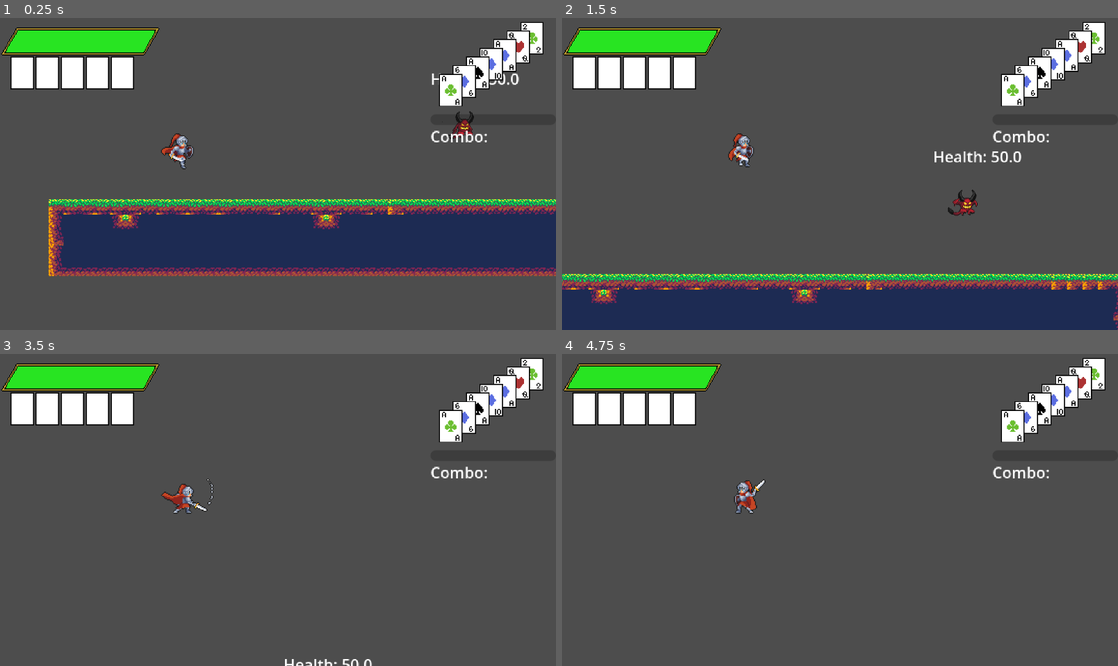
Above: before the commit, frames 1-4 (two rows, left to right).
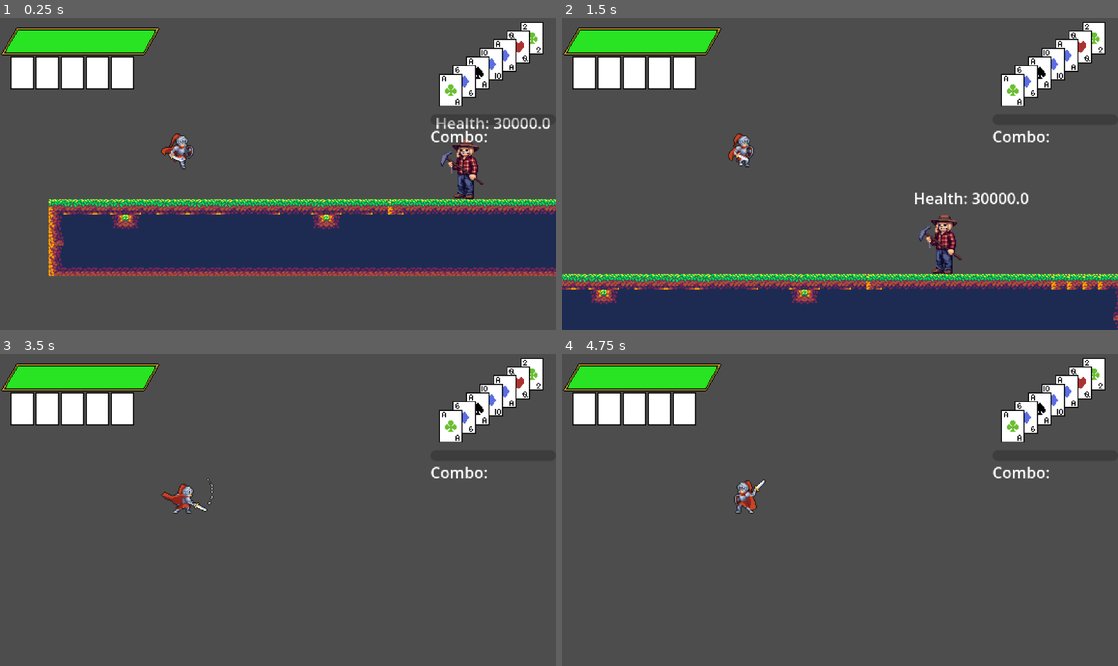
Above: after the commit, the same moments.

Repository: kli007/Bluff-All-In
Game: Godot game, scene res://main.tscn
Two runs of this game, one before a commit and one after it. Both use one fixed random seed, a clock stepped at 60 frames per second and the inputs below.
Inputs:
- Up to frame 1 (0.25 s): no input
- Up to frame 2 (1.5 s): tap Enter (Showdown) at 0.5 s; hold Shift (Burn) 0.53-1.28 s; hold D (Move_Right) from 0.53 s (still down); tap , (Attack) at 0.6 s; tap Space (Move_Jump) at 0.77 s; tap Shift (Burn) at 1.35 s
- Up to frame 3 (3.5 s): tap Space (Move_Jump) at 1.52, 3.02 s; tap Caps Lock (Dash) at 1.55, 2.1 s; release D (Move_Right) at 2.03 s; hold A (Move_Left) 2.03-2.78 s; tap , (Attack) at 2.3, 2.85 s; hold D (Move_Right) from 2.78 s (still down); tap Shift (Burn) at 3.05 s
- Up to frame 4 (4.75 s): hold Shift (Burn) 3.53-4.28 s; tap Space (Move_Jump) at 3.77, 4.52 s; tap Caps Lock (Dash) at 3.8, 4.35 s; release D (Move_Right) at 4.28 s; hold A (Move_Left) from 4.28 s (still down); tap , (Attack) at 4.55 s

The runs differ from the first frame. In frame 1, 1.3% of the frame differs, in the area x 77-99%, y 17-59%; in frame 2, 1.5%, in the area x 63-84%, y 42-83%; in frame 3, 0.2%; in frame 4, nothing differs.

Commit message:
minor update
allowed grapple burn to also negate i frames

Diff:
--- a/Cards/burnManager.gd
+++ b/Cards/burnManager.gd
@@ -31,6 +31,7 @@
 	else:
 		var target: CharacterBody2D = grapple.get_collider(0)
 		target.getGrapple(player, grappleDistance, grapSpeed)
+		CombatManager.dealDamage("Burn_Grapple", target, player.global_position, player.name)
 	CardData.hideCards(burnCard)
 
 func healBurn() -> void:
--- a/Combat/combatManager.gd
+++ b/Combat/combatManager.gd
@@ -7,14 +7,15 @@
 signal enemy_hit(attack_type: String)
 
 var ATTACKS: Dictionary = {
-	"G_Attack_1": _atk("Attack", values.player_atk_dmg, values.no_kb, 1),
-	"G_Attack_2": _atk("Attack", values.player_atk_dmg, values.no_kb, 1),
+	"G_Attack_1": _atk("Attack", values.player_atk_dmg, values.min_kb, 1),
+	"G_Attack_2": _atk("Attack", values.player_atk_dmg, values.min_kb, 1),
 	"G_Attack_3": _atk("Attack", values.player_atk_dmg, values.small_kb, 2),
 	"Up_Attack":  _atk("Launcher", values.player_launch_dmg, values.launch_kb, 2),
 	"Down_Attack":  _atk("Spike", values.player_spike_dmg, values.spike_kb, 4),
 	"Dash_Attack": _atk("Attack", values.player_atk_dmg, values.no_kb, 1),
 	"player_proj_dmg": _atk("Projectile Hit", values.player_proj_dmg, values.no_kb, 1),
 	"Burn_Dash": _atk("Burn Dash", 0, values.no_kb, 100),
+	"Burn_Grapple": _atk("Burn Grapple", 0, values.no_kb, 100),
 	"enemy_small_contact_dmg": _atk("NA", values.enemy_small_contact_dmg, values.small_kb, 3),
 	"enemy_small_attack_dmg":  _atk("NA", values.enemy_small_attack_dmg, values.medium_kb, 5),
 	"hand_HC_dmg": _atk("High Card", values.hand_HC_dmg, values.small_kb, 3),
--- a/Combat/combatValues.gd
+++ b/Combat/combatValues.gd
@@ -2,6 +2,7 @@
 extends Resource
 
 @export var no_kb: Vector2 = Vector2(0.0,0.0)
+@export var min_kb: Vector2 = Vector2(5.0,0.0)
 @export var small_kb: Vector2 = Vector2(150.0, 0.0)
 @export var medium_kb: Vector2 = Vector2(300.0, 0.0)
 @export var large_kb: Vector2 = Vector2(500.0, 0.0)
--- a/Enemy/enemy_template.gd
+++ b/Enemy/enemy_template.gd
@@ -13,7 +13,7 @@
 	jump_velocity = -400.0
 	max_health = 30000.0
 	max_hit_threshold = 5
-	invincibility_time = 1.5
+	invincibility_time = 150
 
 func unique_ready() -> void:
 	healthNode.health_changed.connect(_on_enemy_health_changed)
--- a/Health/health.gd
+++ b/Health/health.gd
@@ -28,7 +28,7 @@
 	if not isLocked():
 		hitTimer.start()
 	changeHealth(difference)
-	if attack == "Burn_Dash":
+	if attack == "Burn_Dash" or attack == "Burn_Grapple":
 		reducePriority(10)
 	else:
 		currentHitPriority += CombatManager.ATTACKS[attack]['hit_priority']
--- a/Player/Player.tscn
+++ b/Player/Player.tscn
@@ -127,7 +127,7 @@
 
 [sub_resource type="Animation" id="Animation_dm7nj"]
 resource_name = "GRAPPLE"
-length = 0.19999999999999998
+length = 0.2
 
 [sub_resource type="Animation" id="Animation_dtqjt"]
 resource_name = "G_Attack_1"
@@ -559,9 +559,11 @@
 debug_color = Color(0.86955327, 0.28923154, 0.5197506, 0.41960785)
 
 [node name="GrappleRay" type="ShapeCast2D" parent="." index="4" unique_id=1725463755]
-scale = Vector2(1, 2)
+modulate = Color(1, 1, 1, 0.21176471)
+show_behind_parent = true
+scale = Vector2(1, 3)
 shape = SubResource("RectangleShape2D_ptm0p")
-target_position = Vector2(150, 0)
+target_position = Vector2(200, 0)
 max_results = 37
 collision_mask = 4
 
--- a/Player/player.gd
+++ b/Player/player.gd
@@ -29,7 +29,7 @@
 	Global.data_capture.connect(on_save_capture)
 	Global.data_dispense.connect(on_save_dispense)
 	setPendCard()
-	grapRay.add_exception(self)
+	#grapRay.add_exception(self)
 
 func set_stats() -> void:
 	speed = 200.0
@@ -107,6 +107,9 @@
 		collision_layer = 1
 		collision_mask = 1
 		velocity.x = 0
+	if (anim_name == "GRAPPLE" or currentAttack == "A_Attack_1"
+	or currentAttack == "A_Attack_2"):
+		startHovering()
 	isActioning = State.IDLE
 
 func _on_combo_timer_timeout() -> void:
--- a/entity.gd
+++ b/entity.gd
@@ -108,7 +108,7 @@
 func finishGrapple() -> void:
 	isStatus = STATUS.NOTHING
 	velocity = Vector2.ZERO
-	#stun code here
+	takeKnockback(Vector2(CombatManager.values.no_kb), global_position)
 
 func on_status_timer_timeout() -> void:
 	velocity = Vector2.ZERO
--- a/main.tscn
+++ b/main.tscn
@@ -3,7 +3,7 @@
 [ext_resource type="PackedScene" uid="uid://bjaqw7tc8s4am" path="res://Area/TestArea.tscn" id="1_ig7tw"]
 [ext_resource type="Script" uid="uid://2eckjdluntd6" path="res://main.gd" id="1_lquwl"]
 [ext_resource type="PackedScene" uid="uid://daaqo57ngxba6" path="res://Player/Player.tscn" id="2_0xm2m"]
-[ext_resource type="PackedScene" uid="uid://dlhy3k1qvlvma" path="res://Enemy/flyingEnemy.tscn" id="2_dg77c"]
+[ext_resource type="PackedScene" uid="uid://dqswf1f3rgufw" path="res://Enemy/enemyTemplate.tscn" id="2_dg77c"]
 [ext_resource type="PackedScene" uid="uid://bc4g2w3j8inqx" path="res://Cards/PlayedCards.tscn" id="3_1bvp3"]
 [ext_resource type="PackedScene" uid="uid://ce7wj45lpekfs" path="res://Cards/PendCards.tscn" id="3_h2yge"]
 [ext_resource type="Script" uid="uid://cssp134kyvgv4" path="res://Health/player_health.gd" id="6_4c57u"]
@@ -16,8 +16,8 @@
 [node name="Main" type="Node" unique_id=1517588686]
 script = ExtResource("1_lquwl")
 
-[node name="FlyingEnemy" parent="." unique_id=569175648 instance=ExtResource("2_dg77c")]
-position = Vector2(441, -22)
+[node name="EnemyTemplate" parent="." unique_id=569175648 instance=ExtResource("2_dg77c")]
+position = Vector2(446, 13)
 
 [node name="TestArea" parent="." unique_id=512090307 instance=ExtResource("1_ig7tw")]
 position = Vector2(191, 7)
--- a/project.godot
+++ b/project.godot
@@ -116,11 +116,13 @@
 Look_Up={
 "deadzone": 0.2,
 "events": [Object(InputEventKey,"resource_local_to_scene":false,"resource_name":"","device":-1,"window_id":0,"alt_press …(192 unchanged characters)…
+, Object(InputEventJoypadMotion,"resource_local_to_scene":false,"resource_name":"","device":-1,"axis":1,"axis_value":-1.0,"script":null)
 ]
 }
 Look_Down={
 "deadzone": 0.2,
 "events": [Object(InputEventKey,"resource_local_to_scene":false,"resource_name":"","device":-1,"window_id":0,"alt_press …(192 unchanged characters)…
+, Object(InputEventJoypadMotion,"resource_local_to_scene":false,"resource_name":"","device":-1,"axis":1,"axis_value":1.0,"script":null)
 ]
 }
 
